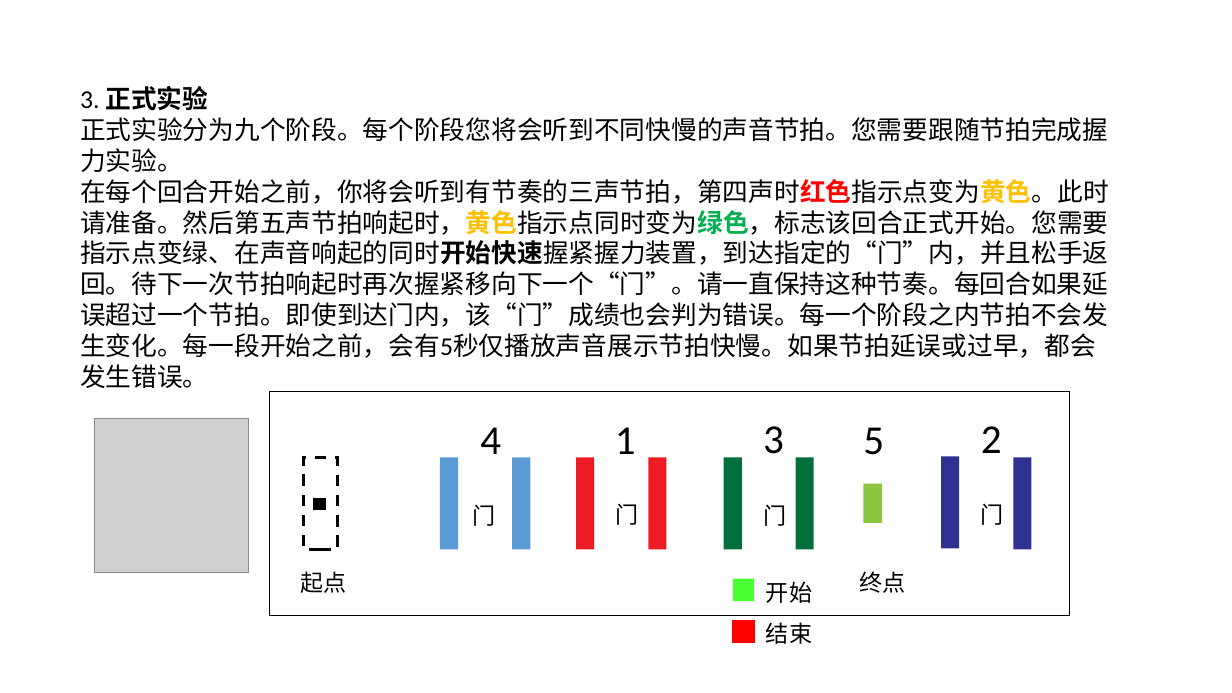
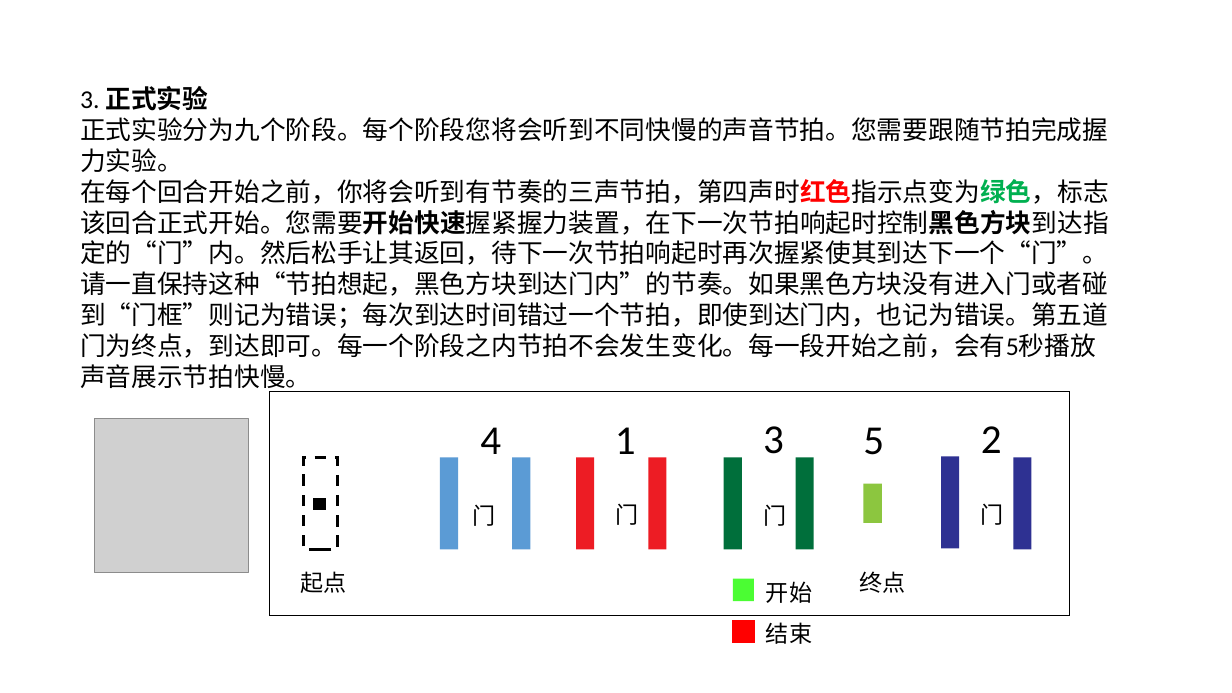
Before and after one commit to brainwatcher/grip4.0, a slide deck: slide 3 of preparation/grip_instruction.pptx. Drawn at 1232x693 pixels with LibreOffice and Linux fonts; fonts in the diff are those of the drawing; grey boxes stand for pictures. Boxes give left, top, right and bottom in pixels: in the first picture for what was removed or moved away, otherwise in the second. Text is boxed around its words. In the diff, an @@ line names an element or a change of style, - is before the commit and + after.

```diff
--- a/preparation/grip_instruction.pptx
+++ b/preparation/grip_instruction.pptx
@@ text at [80,179,1109,392]: text changed @@
-在每个回合开始之前，你将会听到有节奏的三声节拍，第四声时红色指示点变为黄色。此时请准备。然后第五声节拍响起时，黄色指示点同时变为绿色，标志该回合正式开始。您需要指示点变绿、在声音响起的同时开始快速握紧握力装置，到达指定的“门”内，并且松手返回。待下一次节拍响起时再次握紧移向下一个“门”。请一直保持这种节奏。每回合如果延误超过一个节拍。即使到达门内，该“门”成绩也会判为错误。每一个阶段之内节拍不会发生变化。每一段开始之前，会有5秒仅播放声音展示节拍快慢。如果节拍延误或过早，都会发生错误。
+在每个回合开始之前，你将会听到有节奏的三声节拍，第四声时红色指示点变为绿色，标志该回合正式开始。您需要开始快速握紧握力装置，在下一次节拍响起时控制黑色方块到达指定的“门”内。然后松手让其返回，待下一次节拍响起时再次握紧使其到达下一个“门”。请一直保持这种“节拍想起，黑色方块到达门内”的节奏。如果黑色方块没有进入门或者碰到“门框”则记为错误；每次到达时间错过一个节拍，即使到达门内，也记为错误。第五道门为终点，到达即可。每一个阶段之内节拍不会发生变化。每一段开始之前，会有5秒播放声音展示节拍快慢。
```
Also in this commit, not shown: 1 slide removed, 13 other files.
